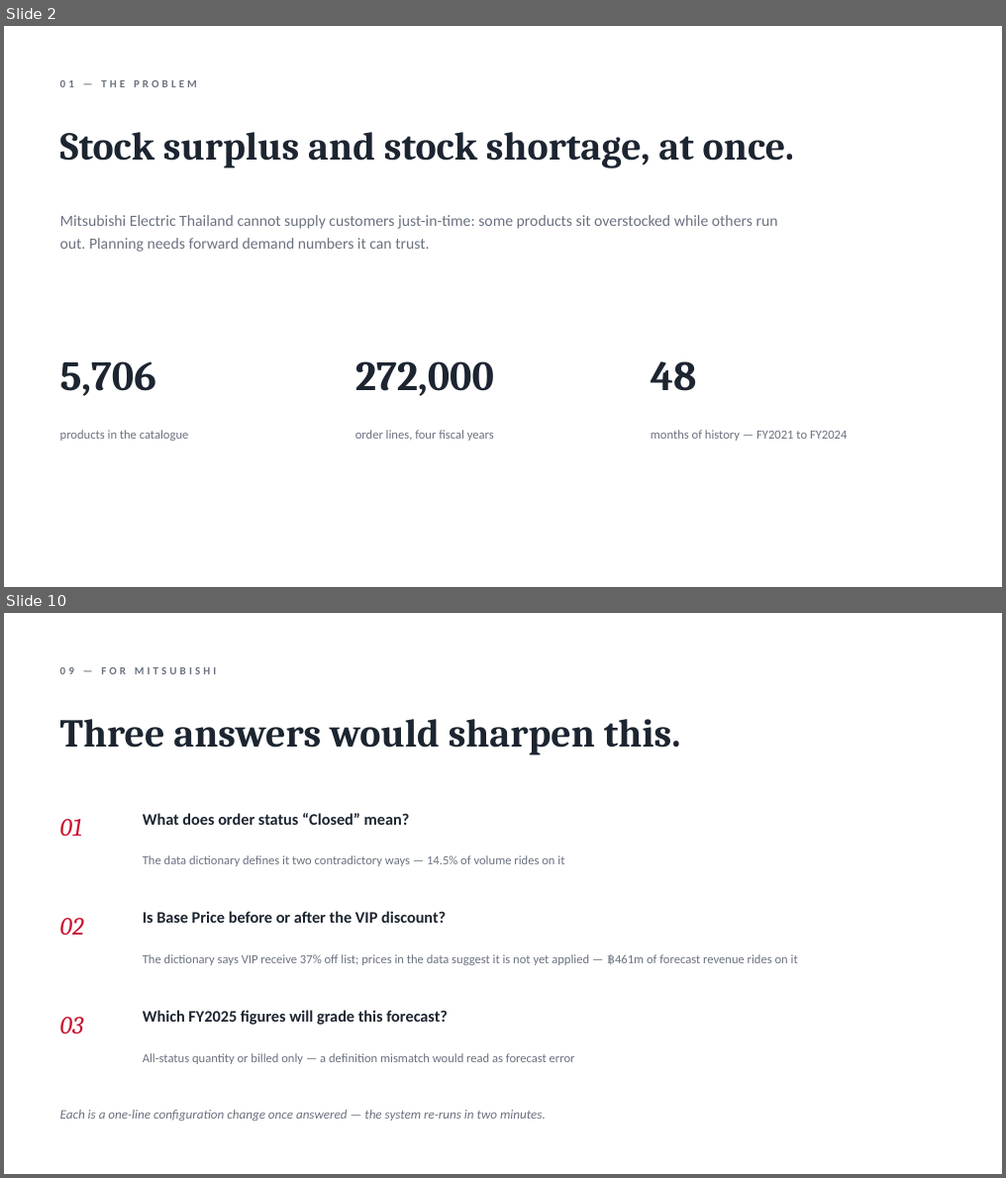
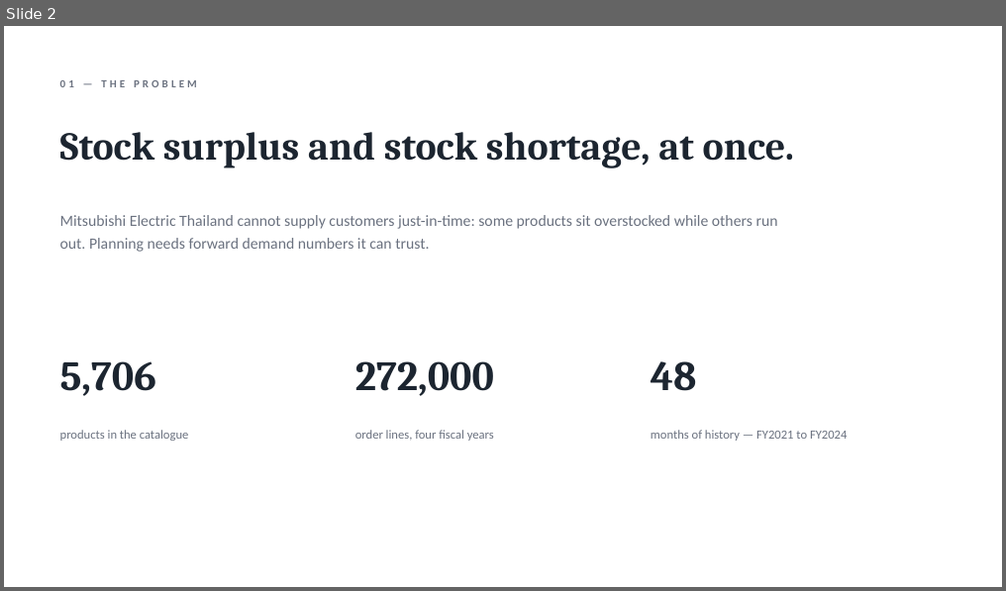
Before and after one commit to DokkDokki/SOE-105, a slide deck: presentation/FY2025_progress_report.pptx. Shown one above the other, each under a label of ours: slides 2 and 10 before the commit, slide 2 after it; the slides between them are not shown. The pictures are 1006x1178 and 1006x591 pixels, drawn with LibreOffice and Linux fonts; fonts in the diff are those of the drawing. Boxes give left, top, right and bottom in pixels: in the first picture for what was removed or moved away, otherwise in the second. Text is boxed around its words. In the diff, an @@ line names an element or a change of style, - is before the commit and + after.

```diff
--- a/presentation/FY2025_progress_report.pptx
+++ b/presentation/FY2025_progress_report.pptx
@@ slide 10 removed at [4,613,1002,1174], background #FFFFFF @@
@@ text removed at [60,667,216,674] @@
-09 — FOR MITSUBISHI
@@ text removed at [60,719,681,756] @@
-Three answers would sharpen this.
@@ text removed at [60,819,82,836] @@
-01
@@ text removed at [143,813,410,825] @@
-What does order status “Closed” mean?
@@ text removed at [143,856,564,866] @@
-The data dictionary defines it two contradictory ways — 14.5% of volume rides on it
@@ text removed at [60,918,84,935] @@
-02
@@ text removed at [143,911,446,923] @@
-Is Base Price before or after the VIP discount?
@@ text removed at [143,955,798,965] @@
-The dictionary says VIP receive 37% off list; prices in the data suggest it is not yet applied — ฿461m of forecast revenue rides on it
@@ text removed at [60,1017,83,1034] @@
-03
@@ text removed at [143,1010,448,1025] @@
-Which FY2025 figures will grade this forecast?
@@ text removed at [143,1054,575,1064] @@
-All-status quantity or billed only — a definition mismatch would read as forecast error
@@ text removed at [60,1110,546,1121] @@
-Each is a one-line configuration change once answered — the system re-runs in two minutes.
```
Also in this commit, not shown: 3 slides changed, 7 slides added, 7 other slides removed, 3 other files.
